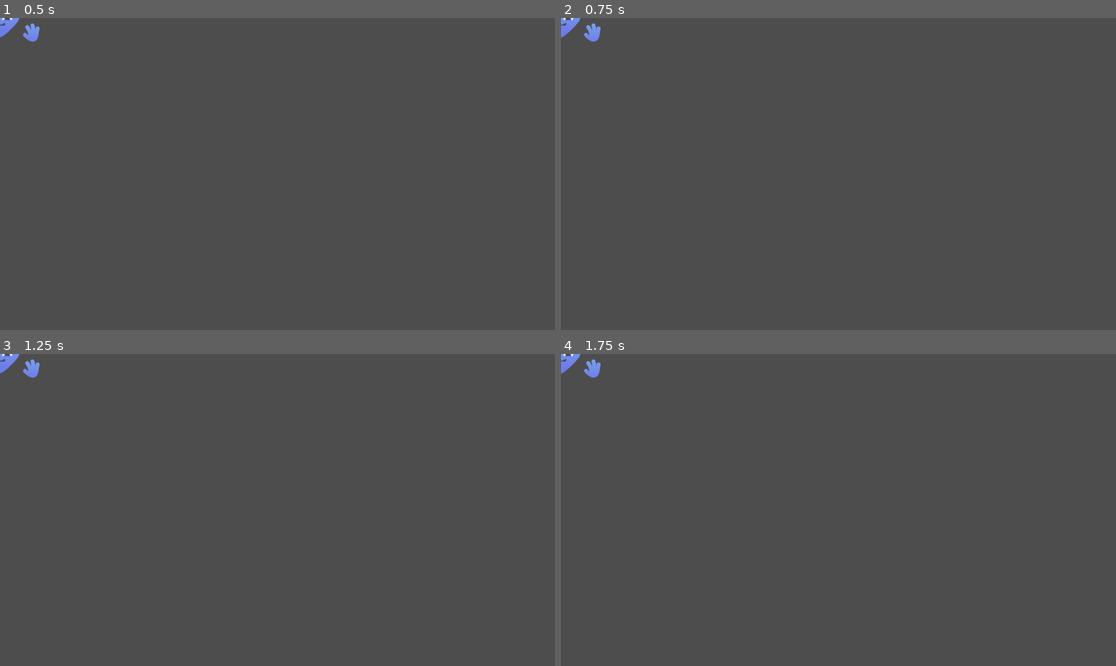
Above: before the commit, frames 1-4 (two rows, left to right).
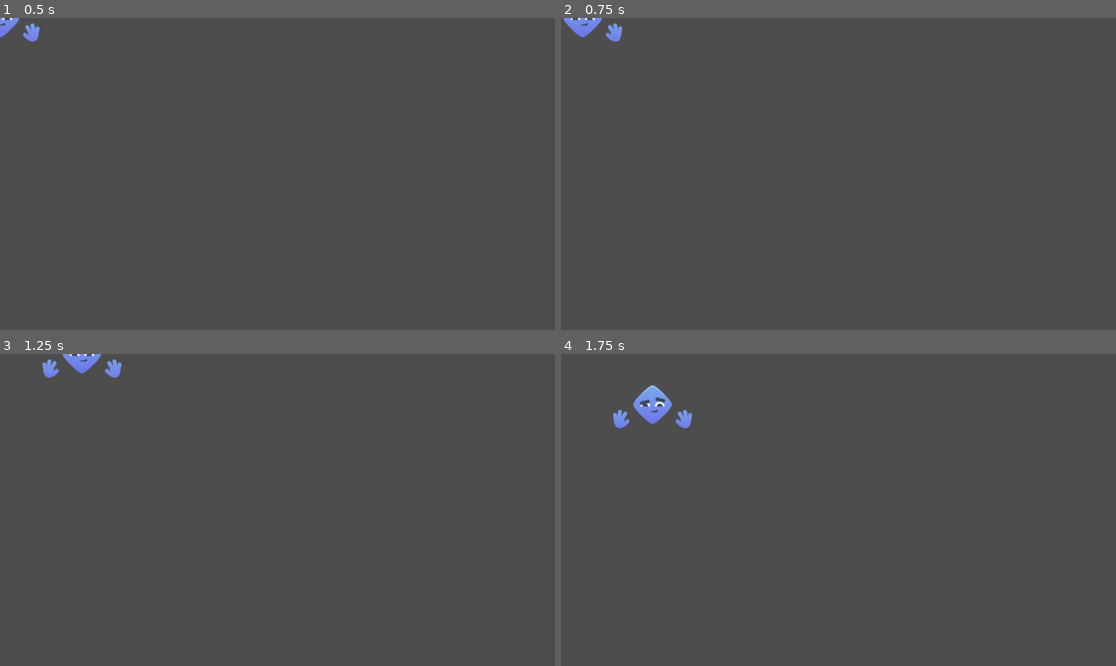
Above: after the commit, the same moments.

Repository: IsaelGabriel/LivreGameJam2025
Game: Godot game, scene res://scenes/main_scene.tscn
Two runs of this game, one before a commit and one after it. Both use one fixed random seed, a clock stepped at 60 frames per second and the inputs below.
Inputs:
- Up to frame 1 (0.5 s): no input
- Up to frame 2 (0.75 s): tap Enter at 0.5 s; hold D (p_right) from 0.53 s (still down)
- Up to frame 3 (1.25 s): keep holding D (p_right)
- Up to frame 4 (1.75 s): release D (p_right) at 1.28 s; hold S (p_down) from 1.28 s (still down)

Frame 1 is identical in both runs. In frame 2, 0.5% of the frame differs, in the area x 0-12%, y 0-8%; in frame 3, 0.8%; in frame 4, 1.0%, in the area x 0-24%, y 0-24%.

Commit message:
Add character move state

Diff:
--- a/scenes/main_scene.tscn
+++ b/scenes/main_scene.tscn
@@ -1,8 +1,11 @@
-[gd_scene load_steps=5 format=3 uid="uid://dda6cja1fko3s"]
+[gd_scene load_steps=8 format=3 uid="uid://dda6cja1fko3s"]
 
+[ext_resource type="Script" uid="uid://bp77gi5y8gren" path="res://scripts/player/player.gd" id="1_gubc5"]
 [ext_resource type="Texture2D" uid="uid://5gcde3i6jddp" path="res://thirdparty/kenney_assets/Shape Characters/PNG/Default/blue_body_rhombus.png" id="1_w2twt"]
 [ext_resource type="Texture2D" uid="uid://copo22duf2rnf" path="res://thirdparty/kenney_assets/Shape Characters/PNG/Default/face_d.png" id="2_7ykc4"]
 [ext_resource type="Texture2D" uid="uid://dunm6wfj5kglu" path="res://thirdparty/kenney_assets/Shape Characters/PNG/Default/blue_hand_open.png" id="3_pu3yx"]
+[ext_resource type="Script" uid="uid://bbtrak21ioymu" path="res://scripts/state_machine.gd" id="4_pu3yx"]
+[ext_resource type="Script" uid="uid://cius7smr4llga" path="res://scripts/characters/states/character_move_state.gd" id="6_rt2n2"]
 
 [sub_resource type="CircleShape2D" id="CircleShape2D_7ykc4"]
 radius = 38.013157
@@ -10,6 +13,11 @@
 [node name="MainScene" type="Node2D"]
 
 [node name="Player" type="CharacterBody2D" parent="."]
+script = ExtResource("1_gubc5")
+speed = 250.0
+acceleration = 50.0
+velocity_steer_factor_on_move = 20.0
+metadata/_custom_type_script = "uid://t55cssr1l4t8"
 
 [node name="Visuals" type="Node2D" parent="Player"]
 
@@ -32,3 +40,13 @@
 
 [node name="CollisionShape2D" type="CollisionShape2D" parent="Player"]
 shape = SubResource("CircleShape2D_7ykc4")
+
+[node name="StateMachine" type="Node" parent="Player" node_paths=PackedStringArray("initial_state")]
+script = ExtResource("4_pu3yx")
+initial_state = NodePath("Move")
+metadata/_custom_type_script = "uid://bbtrak21ioymu"
+
+[node name="Move" type="Node" parent="Player/StateMachine" node_paths=PackedStringArray("character")]
+script = ExtResource("6_rt2n2")
+character = NodePath("../..")
+metadata/_custom_type_script = "uid://258id666tgxc"
--- /dev/null
+++ b/scripts/characters/character.gd
@@ -0,0 +1,8 @@
+extends CharacterBody2D
+class_name Character
+
+@export var speed: float = 20
+@export var acceleration: float = 1.0
+@export var velocity_steer_factor_on_move: float = 1.0
+
+var move_direction: Vector2 = Vector2.ZERO
--- /dev/null
+++ b/scripts/characters/character_state.gd
@@ -0,0 +1,4 @@
+extends State
+class_name CharacterState
+
+@export var character : Character
--- /dev/null
+++ b/scripts/characters/states/character_move_state.gd
@@ -0,0 +1,12 @@
+extends CharacterState
+
+func _physics_update_state(delta: float) -> void:
+	var will_move: bool = character.move_direction != Vector2.ZERO
+	var desired_velocity = character.move_direction * character.speed
+	if character.velocity.length() < character.speed and will_move:
+		character.velocity = lerp(character.velocity, desired_velocity, character.acceleration * delta)
+	else:
+		character.velocity = lerp(character.velocity, desired_velocity, character.velocity_steer_factor_on_move * delta)
+
+
+	character.move_and_slide()
--- /dev/null
+++ b/scripts/player/player.gd
@@ -0,0 +1,5 @@
+extends Character
+class_name Player
+
+func _process(_delta: float) -> void:
+	move_direction = Input.get_vector("p_left", "p_right", "p_up", "p_down")
Not shown, added: scripts/characters/character.gd.uid
Not shown, added: scripts/characters/character_state.gd.uid
Not shown, added: scripts/characters/states/character_move_state.gd.uid
Not shown, added: scripts/player/player.gd.uid
